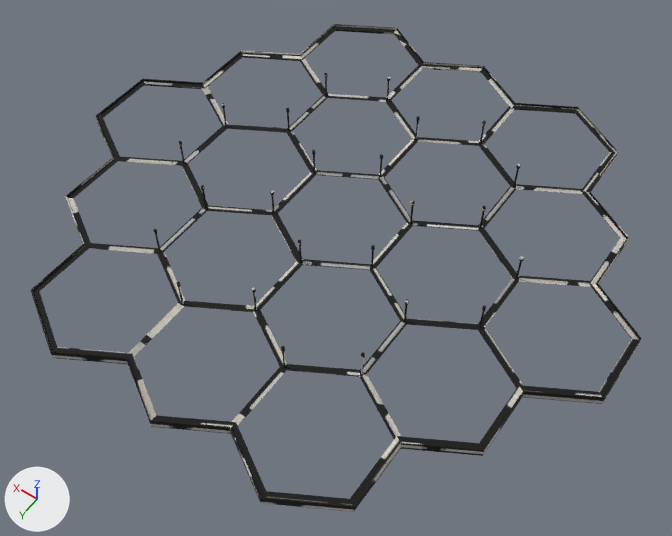
The glTF model client/public/city/ground-25.glb: old version first, new version second.
Rendered twice from a camera (50 mm lens) standing at (-5.91, 8.44, 11.82) and looking at (-0.36, 0.68, -0.38). Every picture has the same lights, and +X, +Y and +Z are marked at lower left. The older version comes first. Where no turn or scale is listed for an object, it has been applied to the vertices. Vertices at exactly the same position are counted once.

The scene before the commit, as lines of its bpy script (objects in view):
```python
me_ground_25 = bpy.data.meshes.new('ground-25')
me_ground_25.from_pydata(...)  # 1140 vertices, 1788 faces; spans x -5.1..5.1, y -4.73..4.73, z -0.33..0.33
me_ground_25.materials.append(mat_baked)  # picture img_image_0
ob_ground_25 = bpy.data.objects.new('ground-25', me_ground_25)
ob_ground_25.location = (0.0, 0.0, 0.21)
```
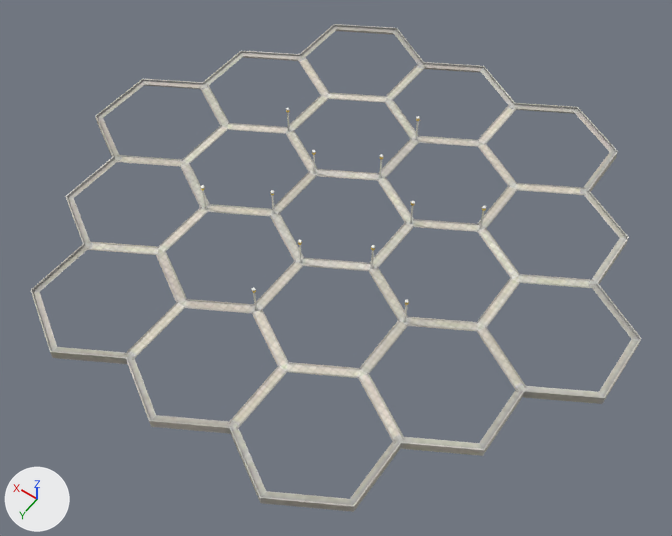
The change, as a diff of the scene's bpy script:
```diff
--- a/client/public/city/ground-25.glb.py
+++ b/client/public/city/ground-25.glb.py
@@ me_ground_25 @@
 # used by ob_ground_25; location = (0.0, 0.0, 0.21)
-me_ground_25.from_pydata(...)  # 1140 vertices, 1788 faces; spans x -5.1..5.1, y -4.73..4.73, z -0.33..0.33
+me_ground_25.from_pydata(...)  # 1380 vertices, 2076 faces; spans x -5.1..5.1, y -4.73..4.73, z -0.33..0.33
+# me_ground_25 part 1: 36 loose pieces with 432 vertices, spanning x -3.03..3.03, y -2.92..2.92, z -0.21..0.33, are deleted
+# me_ground_25 part 2: 10 vertices removed from x -2.0..2.0, y -2.82..2.82, z -0.2; 682 vertices added at x -4.1..4.1, y -4.1..4.1, z -0.21..-0.18
+# me_ground_25 part 3: 959 kept faces spanning x -5.1..5.1, y -4.73..4.73, z -0.33..0.33 get new texture (UV) coordinates
 me_ground_25.materials.append(mat_baked)
```

Where the change shows, as pixel boxes (x1, y1, x2, y2) in the pictures (672 x 536 px):
part 1 of me_ground_25, deleted: before (153, 73, 524, 374)
part 2 of me_ground_25, built on: before (157, 97, 519, 371); after (86, 56, 594, 443)
part 3 of me_ground_25, surface changed: (31, 24, 641, 512) in both
